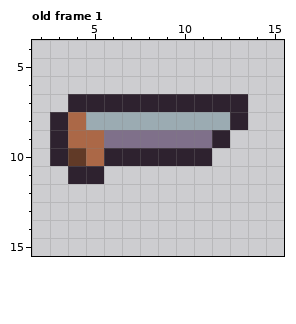
File history of a pixel-art file, Assets/Player/Art/Shotgun.aseprite. This is how it looked before the edit.
16x16 pixels, 2 frames. Shown: old frame 1: x 2..15, y 4..15. The commit also changed other frames, which this record leaves out.
Now the later version:
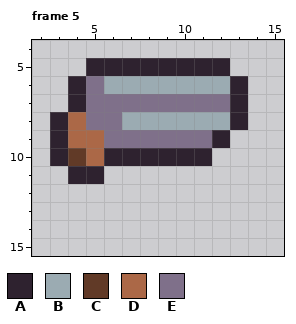
Palette (. is transparent): A #2e222f  B #9babb2  C #613a27  D #ab6847  E #7f708a
A new or re-ordered frame is compared with the old frame closest to it.
Edits made:
frames 2 -> 6
Frame 5 is new; against old frame 1:
y 5: x 5..12 ........ -> AAAAAAAA
y 6: x 4..13 .......... -> AEBBBBBBBA
y 7: x 5..12 AAAAAAAA -> EEEEEEEE
y 8: x 5..6 BB -> EE
